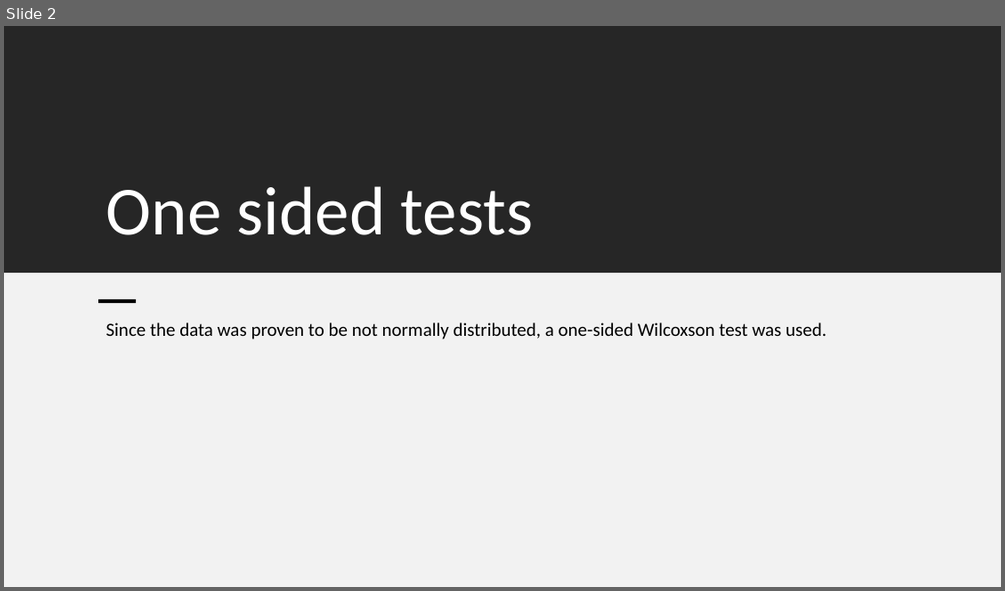
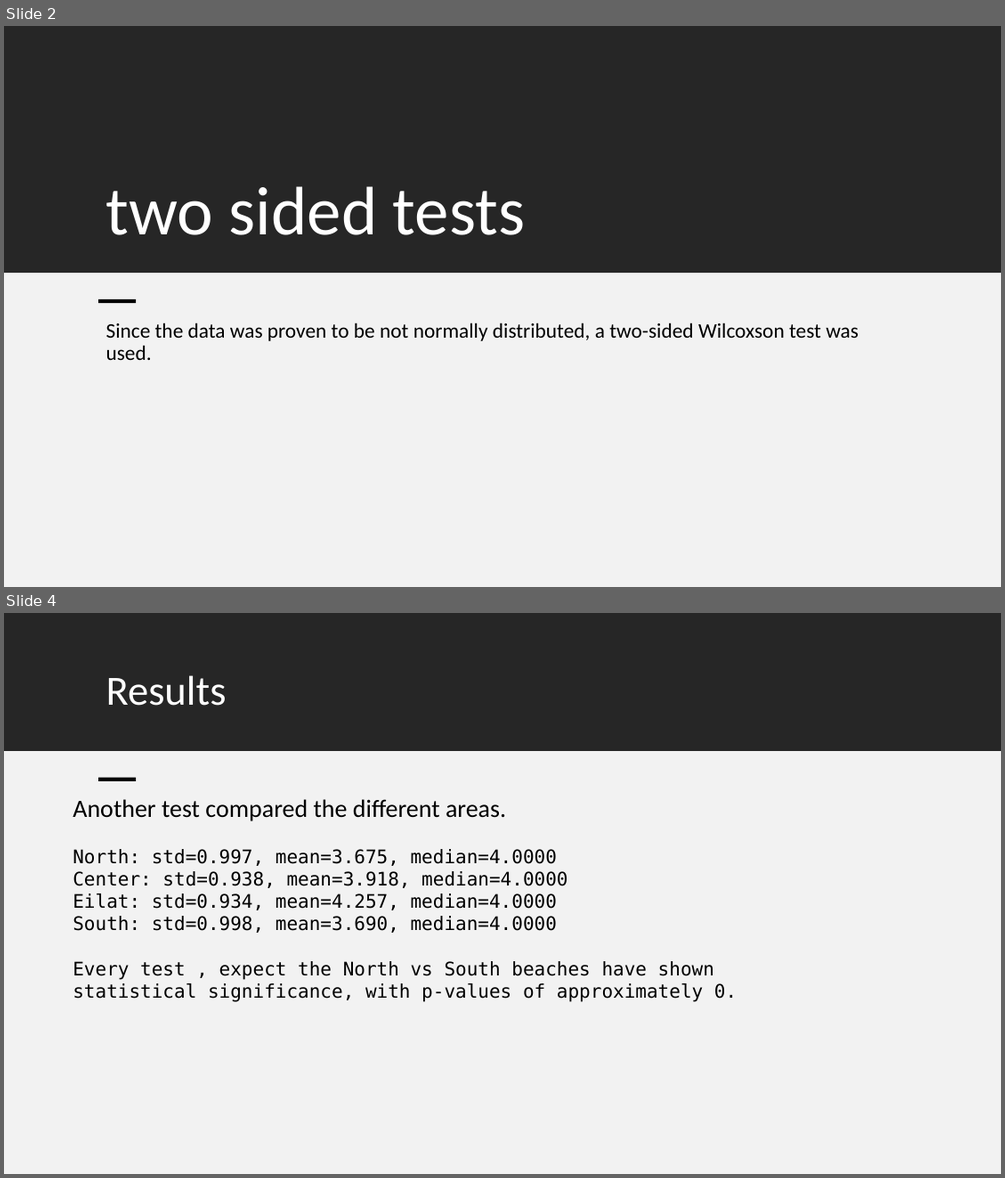
Before and after one commit to LiaCohn/clean-coasts, a slide deck: statistics/statistics conclusions.pptx. Shown one above the other, each under a label of ours: slide 2 before the commit, slides 2 and 4 after it; the slides between them are not shown. The pictures are 1005x591 and 1005x1178 pixels, drawn with LibreOffice and Linux fonts; fonts in the diff are those of the drawing. Boxes give left, top, right and bottom in pixels: in the first picture for what was removed or moved away, otherwise in the second. Text is boxed around its words. In the diff, an @@ line names an element or a change of style, - is before the commit and + after.

Commit message:
alter some tests

```diff
--- a/statistics/statistics conclusions.pptx
+++ b/statistics/statistics conclusions.pptx
@@ slide 4 added at <box>4,613,1001,1174</box>, background #FFFFFF @@
@@ rectangle added at <box>4,613,1001,751</box>, fill #262626 @@
@@ title added at <box>106,675,226,706</box>, 40 pt, text #FFFFFF @@
+Results
@@ rectangle added at <box>4,751,1001,1174</box>, fill #F2F2F2 @@
@@ text added at <box>73,799,736,1002</box>, 18 pt, text #000000 @@
+Another test compared the different areas.
+North: std=0.997, mean=3.675, median=4.0000
+Center: std=0.938, mean=3.918, median=4.0000
+Eilat: std=0.934, mean=4.257, median=4.0000
+South: std=0.998, mean=3.690, median=4.0000
+Every test , expect the North vs South beaches have shown statistical significance, with p-values of approximately 0.
@@ rectangle added at <box>99,778,137,781</box>, fill #000000 @@
@@ slide 2 changed as well @@
@@ title at <box>106,186,525,235</box>: text changed @@
-One sided tests
+two sided tests
@@ text at <box>106,322,858,360</box>: text changed; size 18 to 20 pt @@
-Since the data was proven to be not normally distributed, a one-sided Wilcoxson test was used.
+Since the data was proven to be not normally distributed, a two-sided Wilcoxson test was used.
```
Also in this commit, not shown: 1 other slide changed, 2 other slides added, 1 slide removed, 2 other files.
